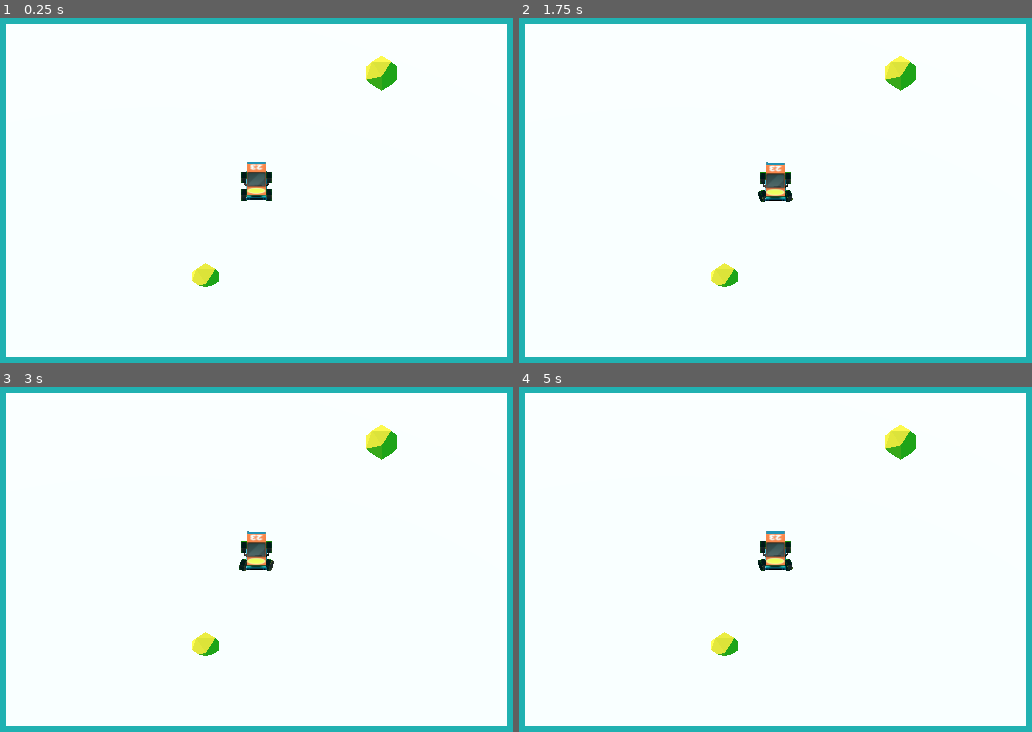
Above: before the commit, frames 1-4 (two rows, left to right).
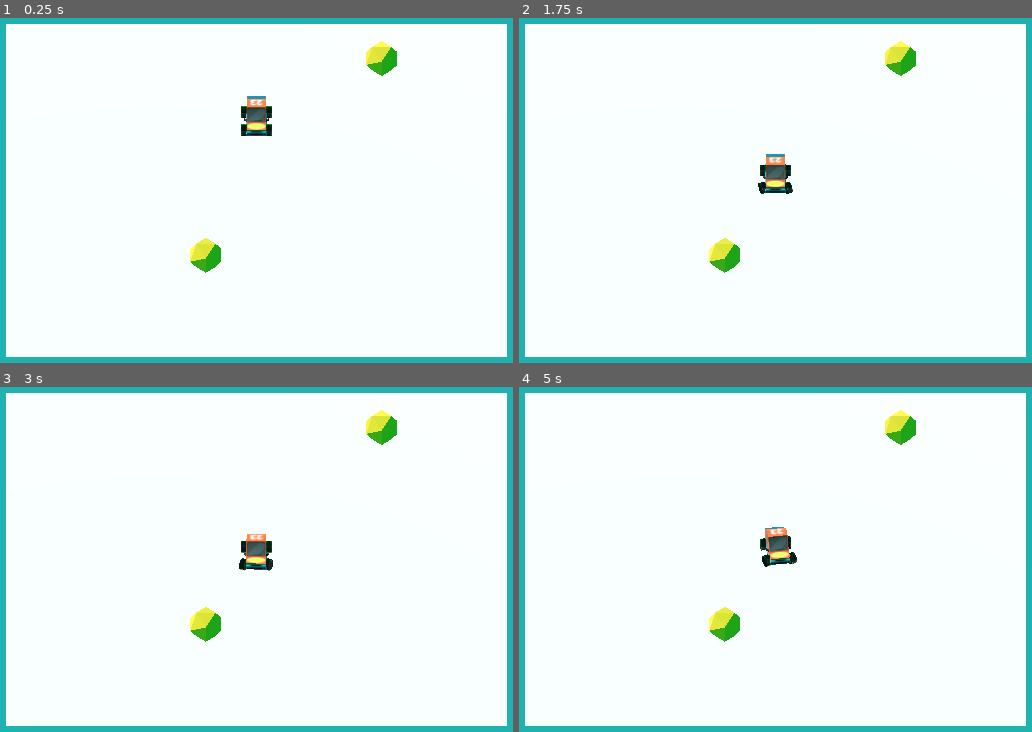
Above: after the commit, the same moments.

Repository: DaniMaccari/Car-Playground
Game: Godot game, scene res://Scenes/Main.tscn
Same seed, same stepped clock (60 frames per second), same inputs: the game is played once before the commit and once after it. The project has no main scene, so this scene is started directly.
Inputs:
- Up to frame 1 (0.25 s): no input
- Up to frame 2 (1.75 s): hold Right (ui_right) 0.53-1.28 s; hold Left (ui_left) from 1.28 s (still down)
- Up to frame 3 (3 s): release Left (ui_left) at 2.03 s; hold Right (ui_right) from 2.03 s (still down)
- Up to frame 4 (5 s): release Right (ui_right) at 3.53 s; hold Left (ui_left) from 3.53 s (still down)

The runs differ from the first frame. In frame 1, 2.5% of the frame differs, in the area x 37-78%, y 6-78%; in frame 2, 2.0%; in frame 3, 1.6%; in frame 4, 2.0%.

Commit message:
new terrain test

Diff:
--- a/Scenes/Main.tscn
+++ b/Scenes/Main.tscn
@@ -1,13 +1,18 @@
-[gd_scene load_steps=7 format=3 uid="uid://cadip24ccwo6q"]
+[gd_scene load_steps=10 format=3 uid="uid://cadip24ccwo6q"]
 
 [ext_resource type="PackedScene" uid="uid://dd0nts174s84k" path="res://Scenes/Vehicle_movement.tscn" id="1_j6e7n"]
+[ext_resource type="Texture2D" uid="uid://cas0x7ga5oho5" path="res://Assets/Terrain/terrainTexture_24x24.png" id="1_qyux7"]
 [ext_resource type="PackedScene" uid="uid://b1lv72wgq2xnc" path="res://Scenes/Collectable_object.tscn" id="2_1pi0d"]
+[ext_resource type="ArrayMesh" uid="uid://cww10kjflg76j" path="res://Assets/Terrain/playgroundTerrain.obj" id="2_ps3rg"]
 
 [sub_resource type="Environment" id="Environment_sn5f3"]
 background_mode = 1
 background_color = Color(0.125147, 0.693433, 0.694784, 1)
 ambient_light_color = Color(0.960375, 0.641588, 0.665189, 1)
 tonemap_mode = 2
+
+[sub_resource type="StandardMaterial3D" id="StandardMaterial3D_bewro"]
+albedo_texture = ExtResource("1_qyux7")
 
 [sub_resource type="BoxShape3D" id="BoxShape3D_d18de"]
 size = Vector3(16.0916, 0.2, 16.1094)
@@ -32,6 +37,13 @@
 [node name="PlaneWorld" type="StaticBody3D" parent="."]
 transform = Transform3D(3, 0, 0, 0, 3, 0, 0, 0, 3, 0, 0, 0)
 
+[node name="PlaygroundTerrain" type="MeshInstance3D" parent="PlaneWorld"]
+transform = Transform3D(1.5, 0, 0, 0, 1.5, 0, 0, 0, 1.5, 0.666667, 0, 0)
+visible = false
+material_override = SubResource("StandardMaterial3D_bewro")
+mesh = ExtResource("2_ps3rg")
+skeleton = NodePath("../..")
+
 [node name="CollisionShape3D" type="CollisionShape3D" parent="PlaneWorld"]
 transform = Transform3D(1, 0, 0, 0, 1, 0, 0, 0, 1, 0, -0.101741, 0)
 shape = SubResource("BoxShape3D_d18de")
@@ -45,7 +57,7 @@
 [node name="Road" type="Node3D" parent="."]
 
 [node name="VehicleBody3D" parent="." instance=ExtResource("1_j6e7n")]
-transform = Transform3D(1, 0, 0, 0, 1, 0, 0, 0, 1, 0, 0.329204, 0)
+transform = Transform3D(1, 0, 0, 0, 1, 0, 0, 0, 1, 0, 9.28124, 0)
 MAX_STEER = 0.4
 
 [node name="Camera3D" type="Camera3D" parent="."]
@@ -54,7 +66,7 @@
 size = 43.0479
 
 [node name="CollectableObject" parent="." instance=ExtResource("2_1pi0d")]
-transform = Transform3D(1, 0, 0, 0, 1, 0, 0, 0, 1, -4.86257, -0.497972, 12.4467)
+transform = Transform3D(1, 0, 0, 0, 1, 0, 0, 0, 1, -4.86257, 2.76214, 12.4467)
 
 [node name="CollectableObject2" parent="." instance=ExtResource("2_1pi0d")]
-transform = Transform3D(1, 0, 0, 0, 1, 0, 0, 0, 1, 12, 1.64838, -15)
+transform = Transform3D(1, 0, 0, 0, 1, 0, 0, 0, 1, 12, 3.53541, -15)
--- /dev/null
+++ b/Scenes/Terrain_test.tscn
@@ -0,0 +1,14 @@
+[gd_scene load_steps=3 format=3 uid="uid://ca7h2il3ay43c"]
+
+[ext_resource type="ArrayMesh" uid="uid://cww10kjflg76j" path="res://Assets/Terrain/playgroundTerrain.obj" id="1_hkhgm"]
+
+[sub_resource type="ConvexPolygonShape3D" id="ConvexPolygonShape3D_aadf8"]
+
+[node name="StaticBody3D" type="StaticBody3D"]
+
+[node name="PlaygroundTerrain" type="MeshInstance3D" parent="."]
+transform = Transform3D(1.5, 0, 0, 0, 1.5, 0, 0, 0, 1.5, 0, 0, 0)
+mesh = ExtResource("1_hkhgm")
+
+[node name="CollisionShape3D" type="CollisionShape3D" parent="."]
+shape = SubResource("ConvexPolygonShape3D_aadf8")
Not shown, added: Assets/Terrain/playgroundTerrain.obj
Not shown, added: Assets/Terrain/playgroundTerrain.obj.import
Binary file added: Assets/Terrain/terrainTexture_24x24.png
Not shown, added: Assets/Terrain/terrainTexture_24x24.png.import
